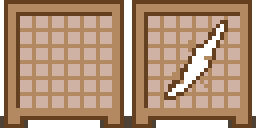
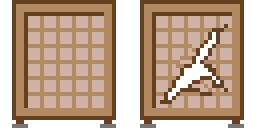
Before/after of a 256 x 128 layered artwork. What changed in the layer stack:
painted on "Lager 3" over (132, 0, 252, 128)
painted on "Lager 2" over (0, 0, 256, 128)
